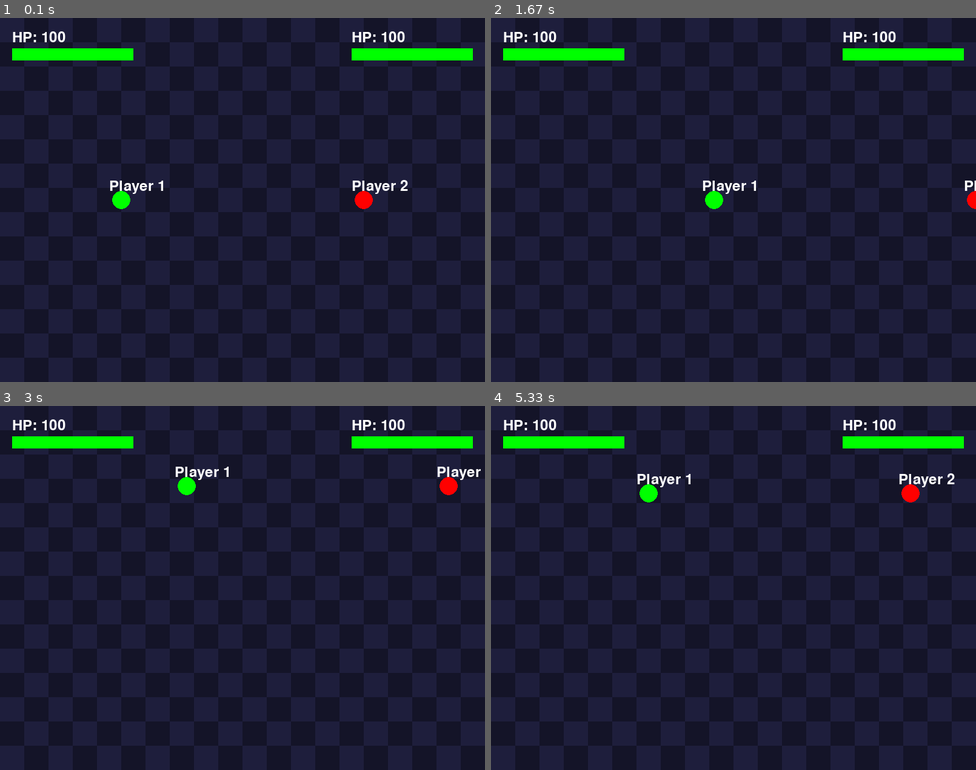
Above: before the commit, frames 1-4 (two rows, left to right).
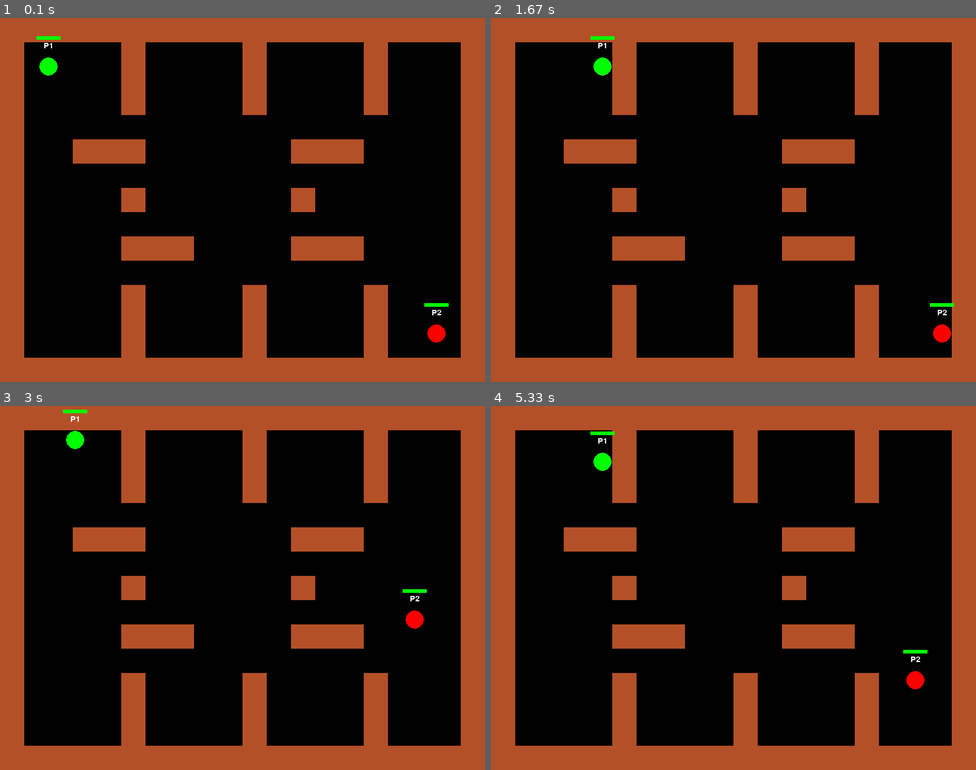
Above: after the commit, the same moments.

Repository: ZH-J6/Pygame_Software_Engineering
Game: pygame game, started from pygame/game.py
Same seed, same stepped clock (60 frames per second), same inputs: the game is played once before the commit and once after it.
Inputs:
- Up to frame 1 (0.1 s): no input
- Up to frame 2 (1.67 s): hold F 0.33-0.8 s; hold Right 0.33-0.8 s; hold L 0.83-1.3 s; hold Right 0.83-1.3 s; hold D 0.83-1.3 s
- Up to frame 3 (3 s): hold Up 1.83-2.3 s; hold W 1.83-2.3 s; hold Left from 2.83 s (still down); hold A from 2.83 s (still down)
- Up to frame 4 (5.33 s): release Left at 3.37 s; release A at 3.37 s; hold Down 3.4-3.7 s; hold S 3.4-3.7 s; hold Left 3.73-4.13 s; hold A 3.73-4.13 s; hold Up 4.17-4.53 s; hold W 4.17-4.53 s; hold Right 4.57-5.2 s; hold D 4.57-5.2 s; hold Down from 5.23 s (still down); hold S from 5.23 s (still down)

The runs differ from the first frame. In frame 1, 100% of the frame differs, in the area x 0-100%, y 0-100%; in frame 2, 100%; in frame 3, 100%; in frame 4, 100%.

Commit message:
new version

Diff:
--- a/pygame/game.py
+++ b/pygame/game.py
@@ -1,5 +1,4 @@
 import pygame
-import random
 import math
 
 from setting import WIDTH, HEIGHT, FPS
@@ -7,35 +6,36 @@
 from weapon import Weapon
 from bullet import Bullet
 from effects import Explosion, MuzzleFlash, HitSpark
-from ui import draw_hp
+from map import generate_walls
 
 
 pygame.init()
-pygame.mixer.music.load("bgm.mp3")
-pygame.mixer.music.set_volume(0.4)
-pygame.mixer.music.play(-1)
-
-font = pygame.font.SysFont(None,36)
+
+font = pygame.font.SysFont(None,20)
 big_font = pygame.font.SysFont(None,80)
 
 screen = pygame.display.set_mode((WIDTH,HEIGHT))
-pygame.display.set_caption("2 Player Shooter")
+pygame.display.set_caption("Tank Battle")
 
 clock = pygame.time.Clock()
 
 
-weapons = [
-    Weapon("Pistol",12,400),
-    Weapon("Rifle",8,150),
-    Weapon("Sniper",40,900)
+weapon = Weapon("Pistol",12,400)
+
+
+# 两个玩家出生点（对角）
+spawn_points = [
+(80,80),
+(WIDTH-80,HEIGHT-80)
 ]
 
 
-player1_weapon = random.choice(weapons)
-player2_weapon = random.choice(weapons)
-
-player1 = Player(200,300,(0,255,0),player1_weapon,"Player 1")
-player2 = Player(600,300,(255,0,0),player2_weapon,"Player 2")
+players = [
+
+Player(spawn_points[0][0],spawn_points[0][1],(0,255,0),weapon,"P1"),
+Player(spawn_points[1][0],spawn_points[1][1],(255,0,0),weapon,"P2")
+
+]
 
 
 bullets = []
@@ -43,7 +43,7 @@
 flashes = []
 sparks = []
 
-shake = 0
+walls = generate_walls()
 
 running = True
 winner = None
@@ -51,6 +51,26 @@
 death_timer = 0
 
 
+# 玩家移动 + 墙体碰撞
+def move_with_collision(player,dx,dy):
+
+    old_x = player.x
+    old_y = player.y
+
+    player.move(dx,dy,WIDTH,HEIGHT)
+
+    player_rect = pygame.Rect(player.x-15,player.y-15,30,30)
+
+    for wall in walls:
+
+        if player_rect.colliderect(wall):
+
+            player.x = old_x
+            player.y = old_y
+            break
+
+
+
 while running:
 
     clock.tick(FPS)
@@ -62,14 +82,19 @@
 
     keys = pygame.key.get_pressed()
 
+
+    # Player 1
     dx1 = dy1 = 0
-    dx2 = dy2 = 0
 
     if keys[pygame.K_w]: dy1 = -1
     if keys[pygame.K_s]: dy1 = 1
     if keys[pygame.K_a]: dx1 = -1
     if keys[pygame.K_d]: dx1 = 1
 
+
+    # Player 2
+    dx2 = dy2 = 0
+
     if keys[pygame.K_UP]: dy2 = -1
     if keys[pygame.K_DOWN]: dy2 = 1
     if keys[pygame.K_LEFT]: dx2 = -1
@@ -77,15 +102,18 @@
 
 
     if not game_over:
-        player1.move(dx1,dy1,WIDTH,HEIGHT)
-        player2.move(dx2,dy2,WIDTH,HEIGHT)
-
-
+
+        move_with_collision(players[0],dx1,dy1)
+        move_with_collision(players[1],dx2,dy2)
+
+
+    # 射击
     if not game_over and keys[pygame.K_f]:
-        player1.shoot(bullets,flashes)
+        players[0].shoot(bullets,flashes)
 
     if not game_over and keys[pygame.K_l]:
-        player2.shoot(bullets,flashes)
+        players[1].shoot(bullets,flashes)
+
 
 
     for bullet in bullets[:]:
@@ -97,71 +125,71 @@
             continue
 
 
-        dist1 = math.sqrt((bullet.x-player1.x)**2 + (bullet.y-player1.y)**2)
-        dist2 = math.sqrt((bullet.x-player2.x)**2 + (bullet.y-player2.y)**2)
-
-
-        if dist1 < 15 and bullet.owner != player1:
-
-            player1.hp -= bullet.damage
-            sparks.append(HitSpark(bullet.x,bullet.y))
-            shake = 10
-            bullets.remove(bullet)
-
-        elif dist2 < 15 and bullet.owner != player2:
-
-            player2.hp -= bullet.damage
-            sparks.append(HitSpark(bullet.x,bullet.y))
-            shake = 10
-            bullets.remove(bullet)
-
-
-    if player1.hp <= 0 and not game_over:
-
-        player1.alive = False
-        explosions.append(Explosion(int(player1.x),int(player1.y)))
-        shake = 20
-        winner = "Player 2 Wins!"
+        # 子弹撞墙
+        for wall in walls:
+
+            if wall.collidepoint(bullet.x,bullet.y):
+
+                sparks.append(HitSpark(bullet.x,bullet.y))
+                bullets.remove(bullet)
+                break
+
+
+        # 子弹击中玩家
+        for player in players:
+
+            if bullet.owner == player:
+                continue
+
+            dist = math.sqrt((bullet.x-player.x)**2 + (bullet.y-player.y)**2)
+
+            if dist < 15:
+
+                player.hp -= bullet.damage
+                sparks.append(HitSpark(bullet.x,bullet.y))
+
+                if player.hp <= 0:
+
+                    player.alive = False
+                    explosions.append(
+                        Explosion(int(player.x),int(player.y))
+                    )
+
+                bullets.remove(bullet)
+                break
+
+
+
+    alive_players = [p for p in players if p.hp > 0]
+
+    if len(alive_players) == 1 and not game_over:
+
+        winner = alive_players[0].name
         game_over = True
         death_timer = pygame.time.get_ticks()
 
 
-    if player2.hp <= 0 and not game_over:
-
-        player2.alive = False
-        explosions.append(Explosion(int(player2.x),int(player2.y)))
-        shake = 20
-        winner = "Player 1 Wins!"
-        game_over = True
-        death_timer = pygame.time.get_ticks()
-
-
-    offset_x = random.randint(-shake,shake)
-    offset_y = random.randint(-shake,shake)
-
-
-    for x in range(0,WIDTH,40):
-        for y in range(0,HEIGHT,40):
-
-            color = (20,20,40)
-
-            if (x+y)//40 % 2 == 0:
-                color = (30,30,60)
-
-            pygame.draw.rect(screen,color,(x+offset_x,y+offset_y,40,40))
-
-
-    player1.draw(screen,font)
-    player2.draw(screen,font)
-
-    draw_hp(player1,20,20,screen,font)
-    draw_hp(player2,WIDTH-220,20,screen,font)
-
-
+
+    screen.fill((0,0,0))
+
+
+    # 绘制墙
+    for wall in walls:
+        pygame.draw.rect(screen,(180,80,40),wall)
+
+
+    # 绘制玩家
+    for player in players:
+        if player.alive:
+            player.draw(screen,font)
+
+
+    # 子弹
     for bullet in bullets:
         bullet.draw(screen)
 
 
+    # 特效
     for e in explosions[:]:
 
         e.update()
@@ -189,9 +217,8 @@
             sparks.remove(s)
 
 
+
     pygame.display.flip()
-
-    shake = max(0,shake-1)
 
 
     if game_over:
@@ -204,7 +231,7 @@
 
     screen.fill((10,10,20))
 
-    text = big_font.render(winner,True,(255,220,0))
+    text = big_font.render(f"{winner} Wins!",True,(255,220,0))
     rect = text.get_rect(center=(WIDTH//2,HEIGHT//2))
 
     screen.blit(text,rect)
--- /dev/null
+++ b/pygame/map.py
@@ -0,0 +1,47 @@
+import pygame
+from setting import WIDTH, HEIGHT
+
+TILE = 40
+
+# B = 砖墙
+# S = 钢墙
+# . = 空地
+# X = 边界
+
+MAP = [
+
+"XXXXXXXXXXXXXXXXXXXX",
+"X....B....B....B...X",
+"X....B....B....B...X",
+"X....B....B....B...X",
+"X..................X",
+"X..BBB......BBB....X",
+"X..................X",
+"X....S......S......X",
+"X..................X",
+"X....BBB....BBB....X",
+"X..................X",
+"X....B....B....B...X",
+"X....B....B....B...X",
+"X....B....B....B...X",
+"XXXXXXXXXXXXXXXXXXXX"
+
+]
+
+def generate_walls():
+
+    walls = []
+
+    for row, line in enumerate(MAP):
+        for col, cell in enumerate(line):
+
+            x = col * TILE
+            y = row * TILE
+
+            if cell in ["B","S","X"]:
+
+                walls.append(
+                    pygame.Rect(x,y,TILE,TILE)
+                )
+
+    return walls
--- a/pygame/player.py
+++ b/pygame/player.py
@@ -50,7 +50,24 @@
         if not self.alive:
             return
 
-        pygame.draw.circle(screen,self.color,(int(self.x),int(self.y)),15)
+        x = int(self.x)
+        y = int(self.y)
 
-        name_text=font.render(self.name,True,(255,255,255))
-        screen.blit(name_text,(self.x-20,self.y-35))
+        pygame.draw.circle(screen,self.color,(x,y),15)
+
+        # 玩家名字
+        name_text = font.render(self.name,True,(255,255,255))
+        name_rect = name_text.get_rect(center=(x,y-35))
+        screen.blit(name_text,name_rect)
+
+        # 血条
+        hp = max(0,self.hp)
+
+        bar_width = 40
+        bar_height = 6
+
+        bar_x = x - bar_width//2
+        bar_y = y - 50
+
+        pygame.draw.rect(screen,(100,0,0),(bar_x,bar_y,bar_width,bar_height))
+        pygame.draw.rect(screen,(0,255,0),(bar_x,bar_y,bar_width*(hp/100),bar_height))
